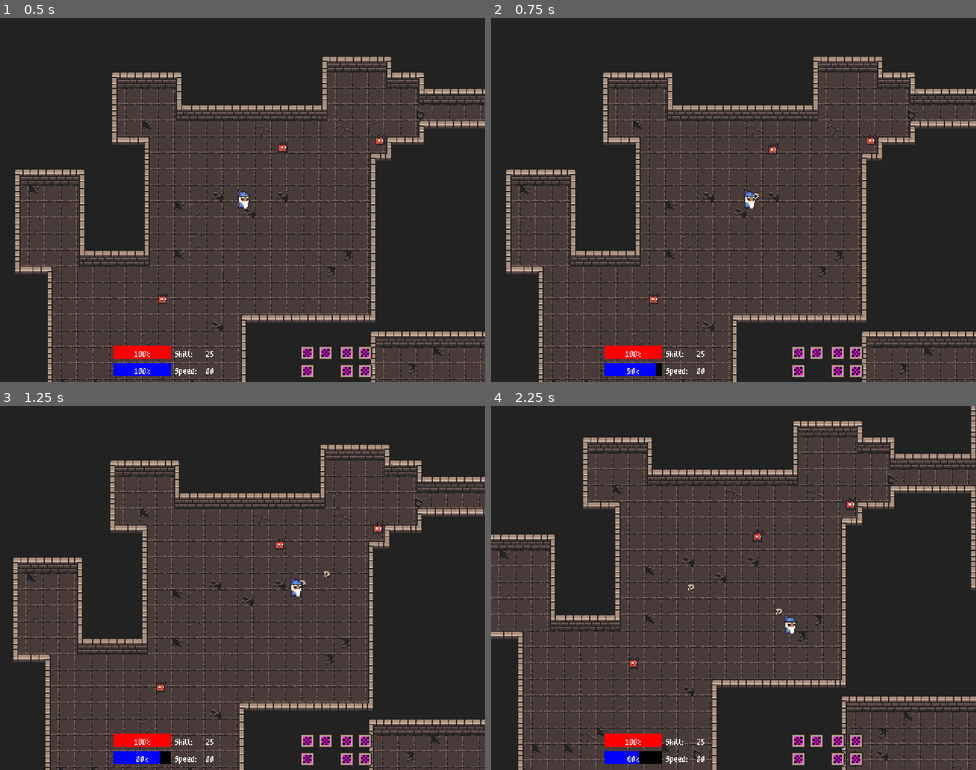
Above: before the commit, frames 1-4 (two rows, left to right).
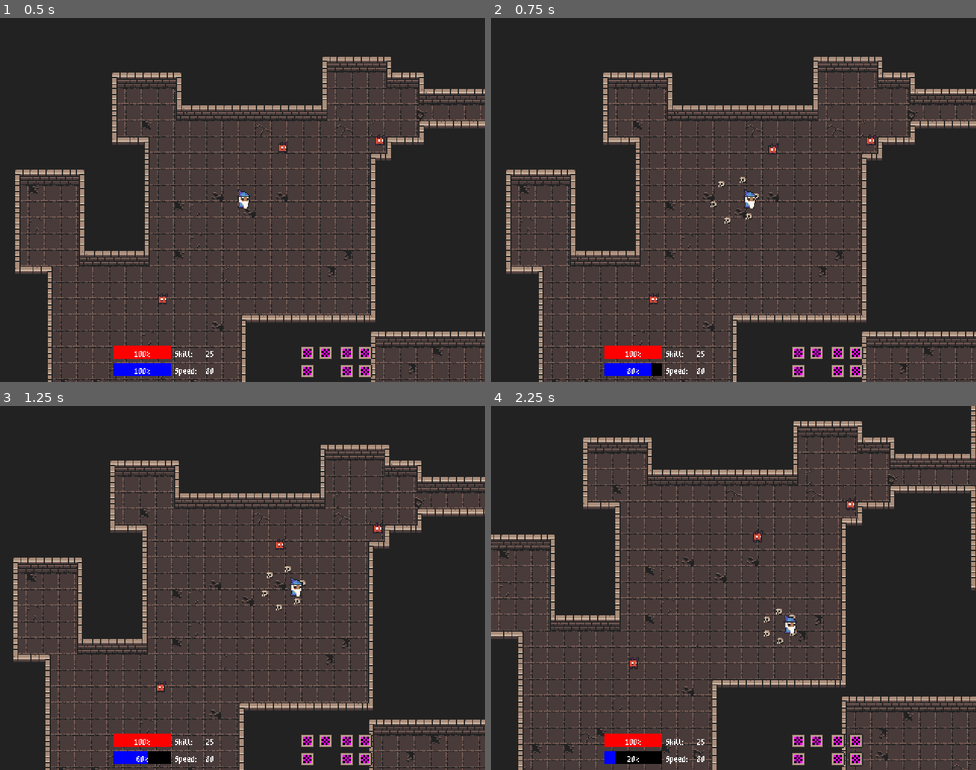
Above: after the commit, the same moments.

Repository: lownpho/mages
Game: Godot game, scene res://scenes/world.tscn
Two runs of this game, one before a commit and one after it. Both use one fixed random seed, a clock stepped at 60 frames per second and the inputs below.
Inputs (mouse positions are in pixels of both pictures, inside the frame that each line leads up to):
- Up to frame 1 (0.5 s): no input
- Up to frame 2 (0.75 s): tap Enter at 0.5 s; move the mouse to (840, 181) at 0.52 s; press the mouse at (840, 181) at 0.53 s; hold D (right) from 0.53 s (still down)
- Up to frame 3 (1.25 s): keep holding D (right)
- Up to frame 4 (2.25 s): move the mouse to (636, 606) at 1.27 s; release D (right) at 1.28 s; release the mouse at (636, 606) at 1.28 s; hold S (down) 1.28-2.03 s; right-click (636, 606) at 1.35 s; click (636, 606) at 1.55 s; move the mouse to (782, 507) at 2.02 s; press the mouse at (782, 507) at 2.03 s; hold D (right) from 2.03 s (still down)

Frame 1 is identical in both runs. In frame 2, 0.1% of the frame differs, in the area x 28-54%, y 43-99%; in frame 3, 0.2%; in frame 4, 0.3%, in the area x 25-63%, y 49-99%.

Commit message:
Add ring bullet weapon

Diff:
--- a/characters/player/player.tscn
+++ b/characters/player/player.tscn
@@ -1,20 +1,21 @@
-[gd_scene load_steps=9 format=3 uid="uid://cqjpouw1xepax"]
+[gd_scene load_steps=10 format=3 uid="uid://cqjpouw1xepax"]
 
 [ext_resource type="Script" uid="uid://b2onc5amgnybm" path="res://characters/player/player.gd" id="1_xxgcw"]
 [ext_resource type="PackedScene" uid="uid://dwcx7ak7tsow2" path="res://components/generic/fsm.tscn" id="2_5dc8e"]
-[ext_resource type="PackedScene" uid="uid://3guvi1efm75n" path="res://components/items/weapons/one_bullet_weapon.tscn" id="2_exd8k"]
 [ext_resource type="Texture2D" uid="uid://cj2fu8oh0evtu" path="res://tilemaps/tile_atlas.png" id="2_xxgcw"]
+[ext_resource type="PackedScene" uid="uid://kaln6ihe6bem" path="res://components/items/weapons/ring_bullet_weapon.tscn" id="3_dirf7"]
+[ext_resource type="PackedScene" uid="uid://babyx8ub5np0j" path="res://components/items/bullets/base_bullet.tscn" id="4_idpv6"]
 [ext_resource type="Script" uid="uid://ch0lhb8q64snl" path="res://components/items/bullets/bullet_config.gd" id="4_ixbpm"]
 [ext_resource type="PackedScene" uid="uid://dlopyrxmowwhk" path="res://components/generic/hurtbox.tscn" id="5_c6leb"]
 
 [sub_resource type="CircleShape2D" id="CircleShape2D_e5uuo"]
 radius = 7.0
 
-[sub_resource type="Resource" id="Resource_c6leb"]
+[sub_resource type="Resource" id="Resource_dirf7"]
 script = ExtResource("4_ixbpm")
 speed = 128.0
-damage = 33
-distance = 128.0
+damage = 30
+distance = 64.0
 collision_layer = 256
 metadata/_custom_type_script = "uid://ch0lhb8q64snl"
 
@@ -40,8 +41,12 @@
 drag_horizontal_enabled = true
 drag_vertical_enabled = true
 
-[node name="Weapon" parent="." instance=ExtResource("2_exd8k")]
-bullet_config = SubResource("Resource_c6leb")
+[node name="Weapon" parent="." instance=ExtResource("3_dirf7")]
+num_bullets = 6
+bullet_scene = ExtResource("4_idpv6")
+bullet_config = SubResource("Resource_dirf7")
+skill_scaling = 1.5
+mana_cost = 2
 
 [node name="Hurtbox" parent="." instance=ExtResource("5_c6leb")]
 collision_mask = 512
--- /dev/null
+++ b/components/items/weapons/ring_bullet_weapon.gd
@@ -0,0 +1,17 @@
+extends BaseWeapon
+
+@export var num_bullets: int = 8
+
+func fire(direction: Vector2, skill: int) -> void:
+	if not can_fire or not bullet_scene:
+		return
+
+	var initial_angle = direction.angle()
+	var angle_step = 2 * PI / num_bullets
+	for i in range(num_bullets):
+		var angle = initial_angle + angle_step * i
+		var bullet_direction = Vector2(cos(angle), sin(angle))
+		spawn_bullet(bullet_direction, skill)
+
+	can_fire = false
+	fire_timer.start()
--- /dev/null
+++ b/components/items/weapons/ring_bullet_weapon.tscn
@@ -0,0 +1,6 @@
+[gd_scene load_steps=2 format=3 uid="uid://kaln6ihe6bem"]
+
+[ext_resource type="Script" uid="uid://5buivloftli8" path="res://components/items/weapons/ring_bullet_weapon.gd" id="1_twb37"]
+
+[node name="RingBulletWeapon" type="Node2D"]
+script = ExtResource("1_twb37")
Not shown, added: components/items/weapons/ring_bullet_weapon.gd.uid
